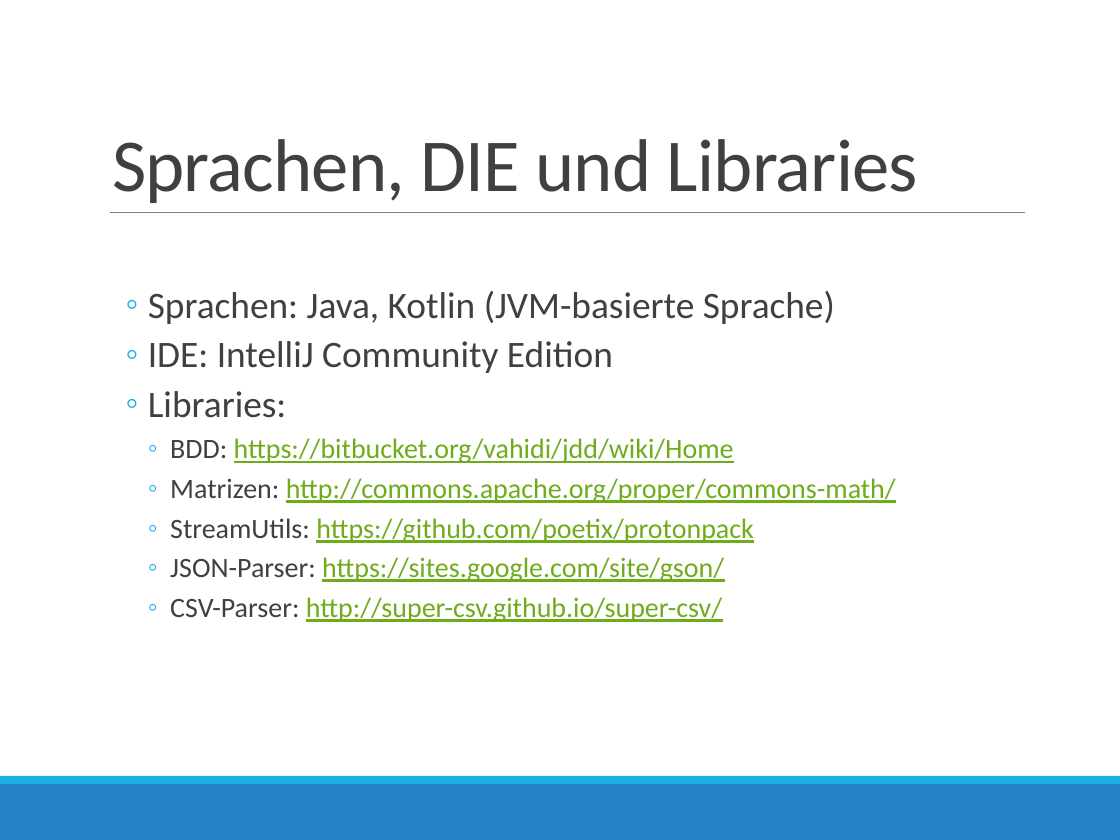
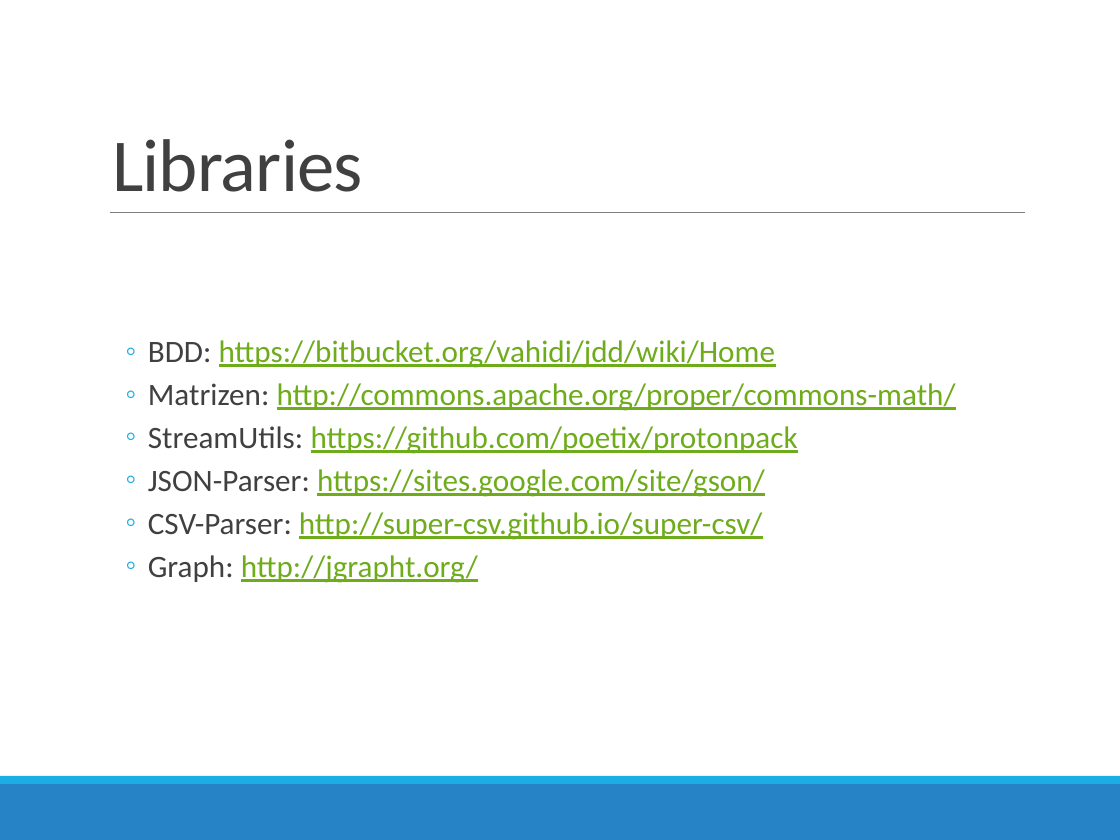
Before and after one commit to AndreMann90/fart_fssd, a slide deck: slide 4 of doc/Programmier-Projekt-Praesi.pptx (slide 3 before the commit). Drawn at 1120x840 pixels with LibreOffice and Linux fonts; fonts in the diff are those of the drawing. Boxes give left, top, right and bottom in pixels: in the first picture for what was removed or moved away, otherwise in the second. Text is boxed around its words. In the diff, an @@ line names an element or a change of style, - is before the commit and + after.

```diff
--- a/doc/Programmier-Projekt-Praesi.pptx
+++ b/doc/Programmier-Projekt-Praesi.pptx
@@ title at [112, 139, 363, 192]: text changed @@
-Sprachen, DIE und Libraries
+Libraries
@@ text at [148, 291, 835, 418]: paragraphs removed @@
-  ◦ Sprachen: Java, Kotlin (JVM-basierte Sprache)
-  ◦ IDE: IntelliJ Community Edition
-  ◦ Libraries:
@@ text at [148, 340, 956, 540]: size 18 to 20 pt; list level 3 to 2 in "BDD: https://bitbucket.org/vahidi/jdd/wiki/Home"; list level 3 to 2 in "Matrizen: http://commons.apache.org/proper/commons-math/"; list level 3 to 2 in "StreamUtils: https://github.com/poetix/protonpack"; list level 3 to 2 in "JSON-Parser: https://sites.google.com/site/gson/"; list level 3 to 2 in "CSV-Parser: http://super-csv.github.io/super-csv/" @@
@@ text at [148, 555, 478, 583]: paragraph added @@
+  ◦ Graph: http://jgrapht.org/
```
Also in this commit, not shown: 5 other slides changed, 2 slides added, 1 slide removed.
